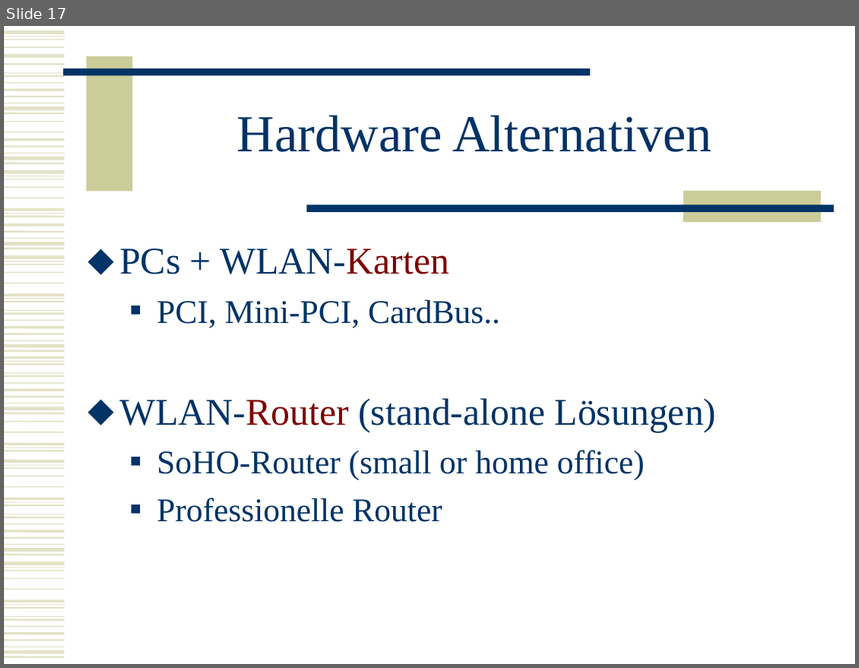
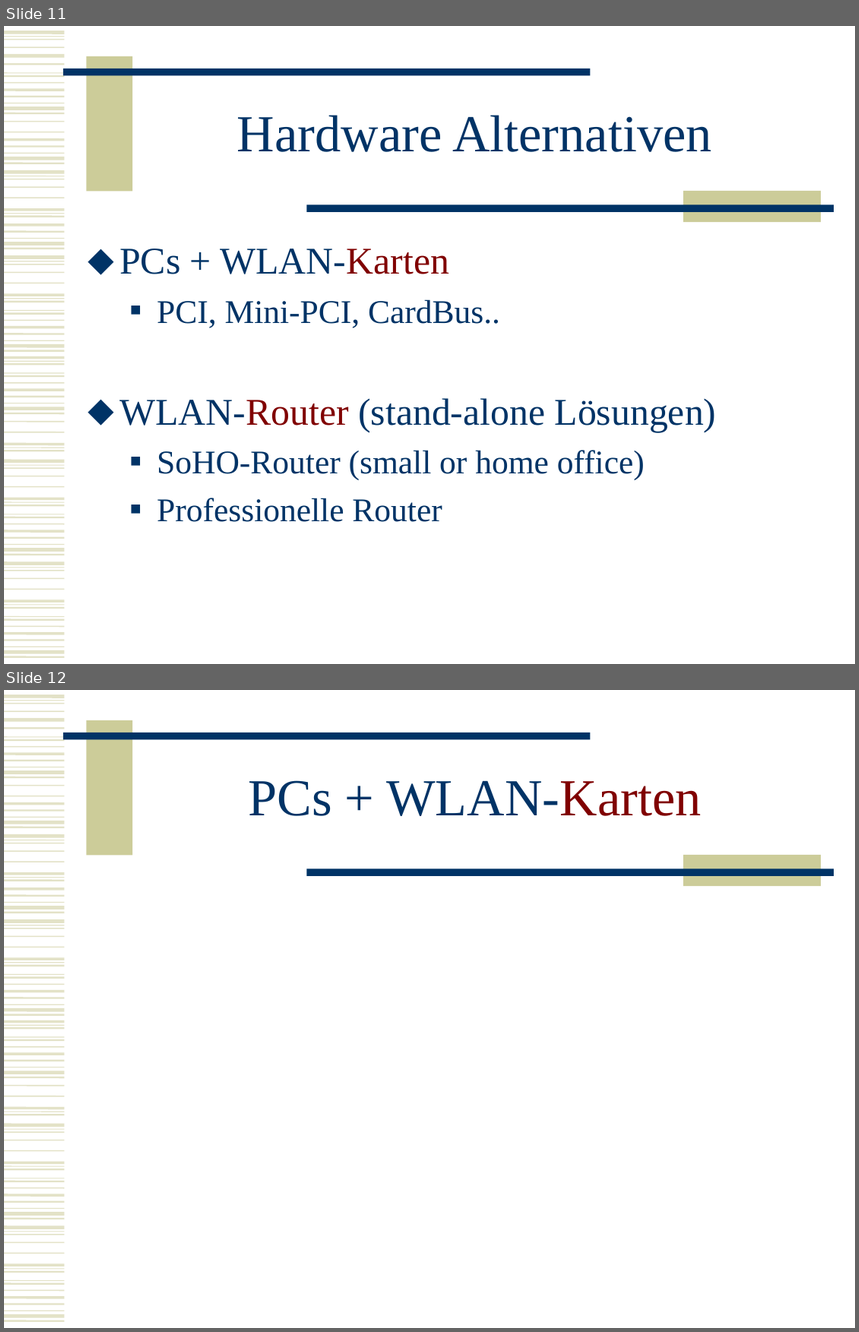
Before and after one commit to BackupTheBerlios/mesh2nexus-svn, a slide deck: documents/folien/MeshNew.ppt. Shown one above the other, each under a label of ours: slide 17 before the commit, slides 11 and 12 after it. The pictures are 859x668 and 859x1332 pixels, drawn with LibreOffice and Linux fonts; fonts in the diff are those of the drawing. Boxes give left, top, right and bottom in pixels: in the first picture for what was removed or moved away, otherwise in the second. Text is boxed around its words. In the diff, an @@ line names an element or a change of style, - is before the commit and + after.

```diff
--- a/documents/folien/MeshNew.ppt
+++ b/documents/folien/MeshNew.ppt
@@ slide 12 added at <box>4,690,855,1328</box>, background #FFFFFF; not listed: 102 template elements that a slide beside it also shows @@
@@ title added at <box>248,780,702,816</box>, 44 pt, text #003366 @@
+PCs + WLAN-Karten
@@ what was slide 17 is now slide 11 @@
```
Also in this commit, not shown: 3 slides changed, 2 other slides added, 6 slides removed.
